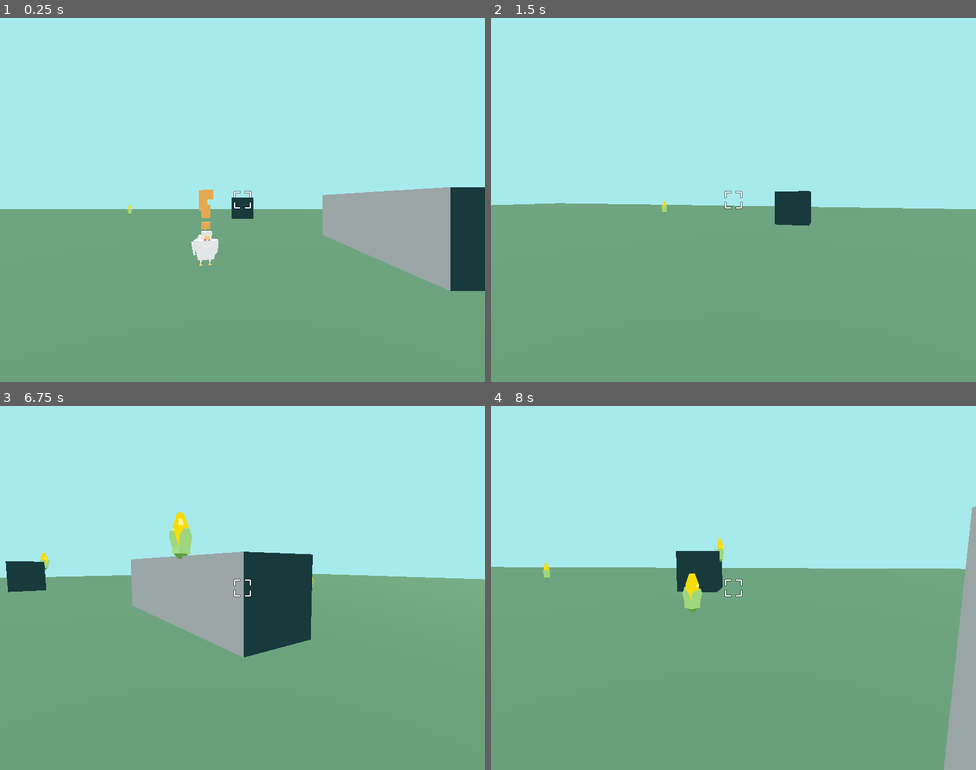
Above: before the commit, frames 1-4 (two rows, left to right).
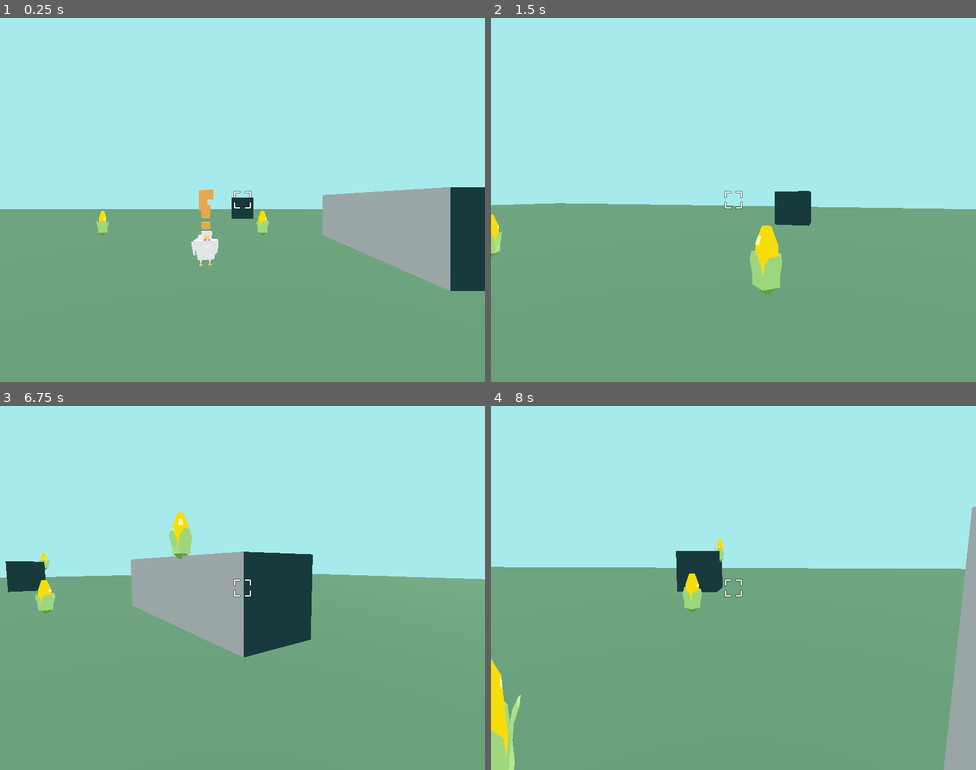
Above: after the commit, the same moments.

Repository: ehtd/godot_wild_jam_32
Game: Godot game, scene res://World.tscn
Same seed, same stepped clock (60 frames per second), same inputs: the game is played once before the commit and once after it.
Inputs (mouse positions are in pixels of both pictures, inside the frame that each line leads up to):
- Up to frame 1 (0.25 s): no input
- Up to frame 2 (1.5 s): tap Enter at 0.5 s; move the mouse to (757, 200) at 0.52 s; hold W (move_forward) from 0.53 s (still down); click (757, 200) at 0.67 s; tap Space (jump) at 0.77 s; move the mouse to (709, 200) at 1.27 s
- Up to frame 3 (6.75 s): tap Space (jump) at 1.52, 3.02, 3.77, 4.52, 6.02 s; move the mouse to (252, 580) at 2.02 s; move the mouse to (237, 595) at 2.77 s; click (237, 595) at 2.92 s; move the mouse to (276, 591) at 3.52 s; move the mouse to (203, 584) at 4.27 s; move the mouse to (247, 588) at 5.02 s; click (247, 588) at 5.17 s; move the mouse to (223, 580) at 5.77 s; release W (move_forward) at 5.78 s; hold D (move_right) 5.78-6.53 s; tap R (restart) at 6.5 s; move the mouse to (266, 588) at 6.52 s; hold W (move_forward) from 6.53 s (still down)
- Up to frame 4 (8 s): keep holding W (move_forward); tap Space (jump) at 6.77, 7.52 s; move the mouse to (709, 588) at 7.27 s; click (709, 588) at 7.42 s

The runs differ from the first frame. In frame 1, 0.2% of the frame differs, in the area x 19-56%, y 51-60%; in frame 2, 1.1%; in frame 3, 0.3%; in frame 4, 1.2%, in the area x 0-99%, y 34-100%.

Commit message:
chicken pickups

Diff:
--- a/Chicken/Chicken.gd
+++ b/Chicken/Chicken.gd
@@ -8,22 +8,27 @@
 onready var question_mark = $question_mark
 onready var move_component = $MoveComponent
 onready var collision_shape = $CollisionShape
+onready var pickup_component = $PickupComponent
+onready var timer = $Timer
 onready var nav: Navigation = get_tree().get_nodes_in_group("nav")[0]
 
 enum STATES { IDLE, WALK, LOOK, TRAPPED }
 
 var current_state = STATES.IDLE
 var player_ref = null
-var all_corn = null
+var all_corn: Array = []
 var closest_corn = null
 var path = []
 
+
 func _ready():
-	set_state_look()
+	timer.connect("timeout", self, "search_for_corn")
+	pickup_component.connect("got_pickup", self, "got_corn")
+	search_for_corn()
 	player_ref = get_tree().get_nodes_in_group("player")[0]
 	all_corn = get_tree().get_nodes_in_group("corn")
 	set_closest_corn(all_corn)
-	print(closest_corn)
+	#print(closest_corn)
 	move_component.init(self)
 
 
@@ -59,15 +64,13 @@
 		face_dir(dir, delta)
 	else:
 		# todo: rotate randomly?
-		set_state_look()
+		set_state_idle()
 
 
 func look(delta):
 	if closest_corn:
 		var current_position = global_transform.origin
 		var corn_position = closest_corn.global_transform.origin
-		path = nav.get_simple_path(current_position, corn_position)
-
 		var dir = corn_position - current_position
 		var completed = face_dir(dir, delta)
 		if (completed):
@@ -81,18 +84,22 @@
 func set_state_idle():
 	current_state = STATES.IDLE
 	animation_player.play("Idle_loop")
+	print("idle")
 
 func set_state_walk():
 	current_state = STATES.WALK
 	animation_player.play("walk_loop")
+	print("walk")
 
 func set_state_look():
 	current_state = STATES.LOOK
 	animation_player.play("look", 2.0)
+	print("look")
 
 func set_state_trapped():
 	current_state = STATES.TRAPPED
 	animation_player.play("Idle_loop")
+	print("trapped")
 
 
 func can_see_player():
@@ -133,7 +140,7 @@
 			closest = c
 			best_distance = distance
 
-		print(distance)
+		#print(distance)
 
 	closest_corn = closest
 
@@ -146,3 +153,20 @@
 	else:
 		rotation.y += deg2rad(turn_speed) * delta * turn_right
 		return false
+
+func got_corn():
+	print("got corn")
+	all_corn.erase(closest_corn)
+	closest_corn = null
+	move_component.freeze()
+	print(all_corn)
+	print(closest_corn)
+	if all_corn.size() > 0:
+		set_closest_corn(all_corn)
+		set_state_idle()
+		timer.start()
+
+func search_for_corn():
+	print("searching")
+	move_component.unfreeze()
+	set_state_look()
--- a/Chicken/Chicken.tscn
+++ b/Chicken/Chicken.tscn
@@ -7,8 +7,11 @@
 [ext_resource path="res://Chicken/Chicken.gd" type="Script" id=5]
 [ext_resource path="res://indicators/question_mark.tscn" type="PackedScene" id=6]
 [ext_resource path="res://MoveComponent.tscn" type="PackedScene" id=7]
+[ext_resource path="res://Chicken/PickupComponent.gd" type="Script" id=8]
 
 [sub_resource type="SphereShape" id=1]
+
+[sub_resource type="CylinderShape" id=2]
 
 [node name="Chicken" type="KinematicBody"]
 collision_layer = 4
@@ -41,4 +44,17 @@
 max_speed = 2
 ignore_rotation = true
 
+[node name="PickupComponent" type="Area" parent="."]
+collision_layer = 0
+collision_mask = 8
+script = ExtResource( 8 )
+
+[node name="CollisionShape" type="CollisionShape" parent="PickupComponent"]
+transform = Transform( 0.6, 0, 0, 0, 0.5, 0, 0, 0, 0.6, 0, 0.5, 0 )
+shape = SubResource( 2 )
+
+[node name="Timer" type="Timer" parent="."]
+wait_time = 2.0
+one_shot = true
+
 [editable path="chicken"]
--- /dev/null
+++ b/Chicken/PickupComponent.gd
@@ -0,0 +1,19 @@
+extends Area
+
+signal got_pickup
+
+
+# Declare member variables here. Examples:
+# var a = 2
+# var b = "text"
+
+
+# Called when the node enters the scene tree for the first time.
+func _ready():
+	connect("area_entered", self, "on_area_enter")
+
+
+func on_area_enter(pickup: Pickup):
+	#print(pickup)
+	emit_signal("got_pickup")
+	pickup.queue_free()
--- /dev/null
+++ b/Corn/CornPickUp.gd
@@ -0,0 +1,3 @@
+extends Area
+
+class_name Pickup
--- a/Corn/CornPickUp.tscn
+++ b/Corn/CornPickUp.tscn
@@ -1,8 +1,9 @@
-[gd_scene load_steps=4 format=2]
+[gd_scene load_steps=5 format=2]
 
 [ext_resource path="res://Corn/corn.glb" type="PackedScene" id=1]
+[ext_resource path="res://Corn/CornPickUp.gd" type="Script" id=2]
 
-[sub_resource type="SphereShape" id=1]
+[sub_resource type="CapsuleShape" id=1]
 
 [sub_resource type="Animation" id=2]
 resource_name = "rotate"
@@ -25,8 +26,10 @@
 "corn",
 ]]
 collision_layer = 2147483656
+script = ExtResource( 2 )
 
 [node name="CollisionShape" type="CollisionShape" parent="."]
+transform = Transform( 0.4, 0, 0, 0, -6.51683e-08, -0.5, 0, 0.4, -8.14603e-08, 0, 0.7, 0 )
 shape = SubResource( 1 )
 
 [node name="AnimationPlayer" type="AnimationPlayer" parent="."]
--- a/World.tscn
+++ b/World.tscn
@@ -98,18 +98,21 @@
 shape = SubResource( 7 )
 
 [node name="Ground" type="MeshInstance" parent="Navigation/NavigationMeshInstance/Environment"]
-mesh = SubResource( 1 )
+mesh = SubResource( 8 )
 material/0 = null
 
 [node name="StaticBody" type="StaticBody" parent="Navigation/NavigationMeshInstance/Environment/Ground"]
 
 [node name="CollisionShape" type="CollisionShape" parent="Navigation/NavigationMeshInstance/Environment/Ground/StaticBody"]
-shape = SubResource( 2 )
+shape = SubResource( 9 )
 
 [node name="CornPickUp" parent="." instance=ExtResource( 4 )]
-transform = Transform( 1, 0, 0, 0, 1, 0, 0, 0, 1, -8, 0, -30 )
+transform = Transform( 1, 0, 0, 0, 1, 0, 0, 0, 1, 6, 0, -13 )
 
 [node name="CornPickUp2" parent="." instance=ExtResource( 4 )]
-transform = Transform( 1, 0, 0, 0, 1, 0, 0, 0, 1, 21, 0, -13 )
+transform = Transform( 1, 0, 0, 0, 1, 0, 0, 0, 1, -2, 0, -13 )
+
+[node name="CornPickUp3" parent="." instance=ExtResource( 4 )]
+transform = Transform( 1, 0, 0, 0, 1, 0, 0, 0, 1, -12, 0, -4 )
 
 [editable path="Player"]
--- a/project.godot
+++ b/project.godot
@@ -8,9 +8,14 @@
 
 config_version=4
 
-_global_script_classes=[  ]
+_global_script_classes=[ {
+"base": "Area",
+"class": "Pickup",
+"language": "GDScript",
+"path": "res://Corn/CornPickUp.gd"
+} ]
 _global_script_class_icons={
-
+"Pickup": ""
 }
 
 [application]
Not shown: 1 places in Chicken/Chicken.tscn that only renumber resources
Not shown: 3 places in World.tscn that only renumber resources
